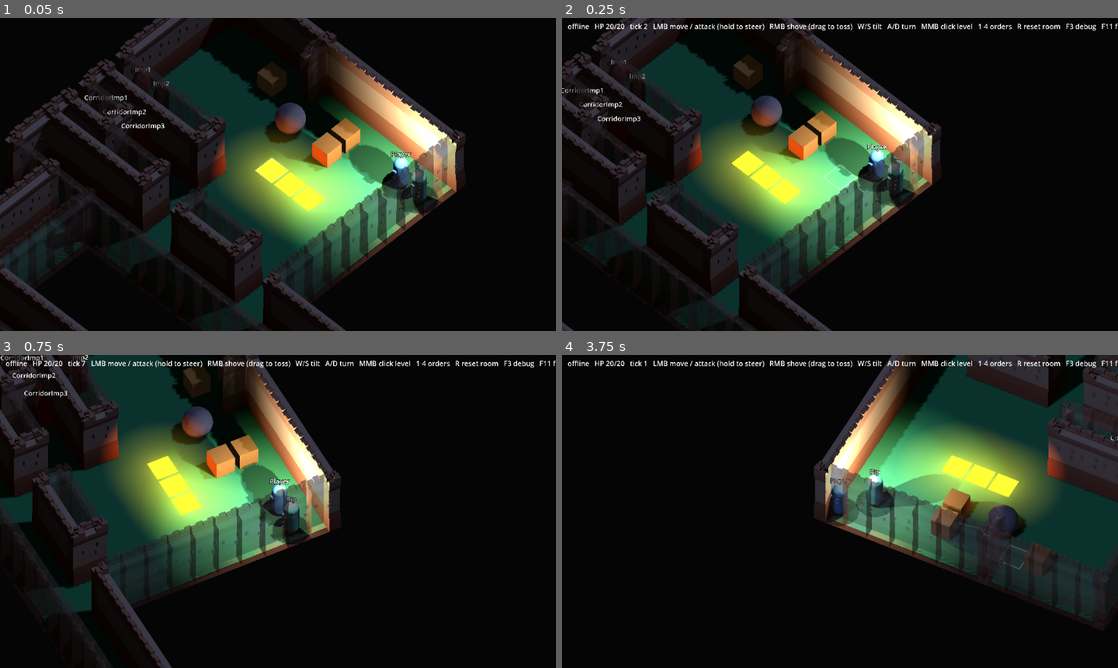
Above: before the commit, frames 1-4 (two rows, left to right).
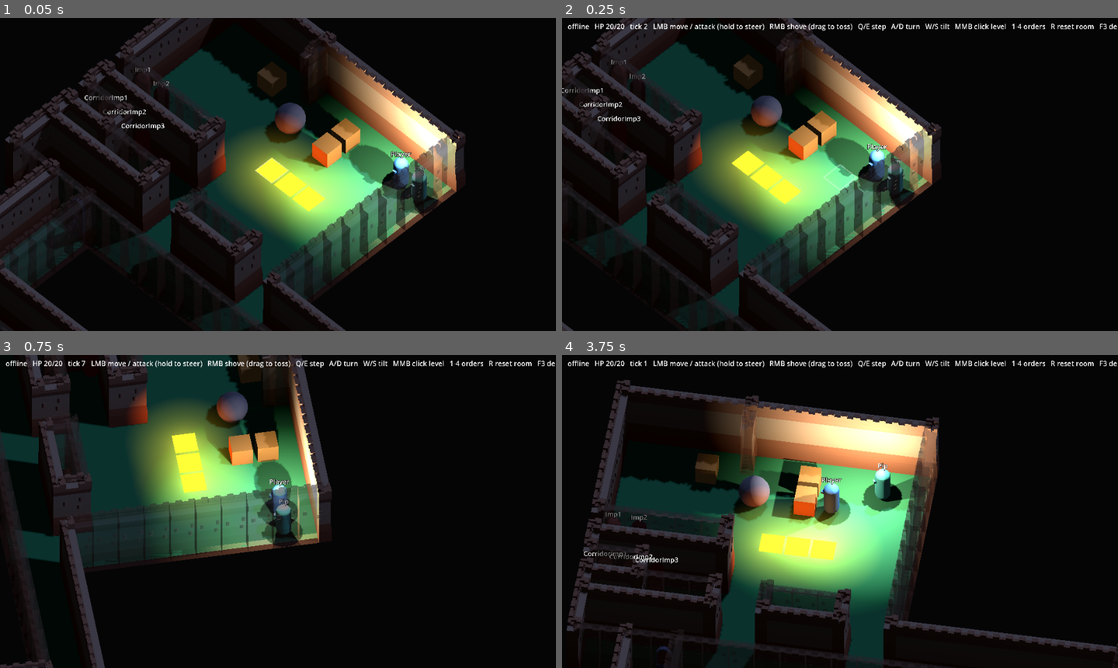
Above: after the commit, the same moments.

Repository: jeff-thinklightn-ing/psykinetic
Game: Godot game, scene res://main.tscn
Two runs of this game, one before a commit and one after it. Both use one fixed random seed, a clock stepped at 60 frames per second and the inputs below.
Inputs (mouse positions are in pixels of both pictures, inside the frame that each line leads up to):
- Up to frame 1 (0.05 s): no input
- Up to frame 2 (0.25 s): no input
- Up to frame 3 (0.75 s): move the mouse to (400, 495) at 0.52 s; hold D from 0.53 s (still down); tap Q at 0.6 s; click (400, 495) at 0.67 s
- Up to frame 4 (3.75 s): tap E at 0.8, 2.3 s; release D at 1.25 s; drag from (728, 527) to (812, 574) at 1.27 s; move the mouse to (895, 442) at 2.02 s; hold D 2.03-2.75 s; tap Q at 2.1 s; drag from (812, 574) to (673, 464) at 2.77 s; move the mouse to (1006, 558) at 3.52 s; hold A from 3.53 s (still down); tap R at 3.6 s

Frame 1 is identical in both runs. In frame 2, 0.5% of the frame differs, in the area x 53-100%, y 1-5%; in frame 3, 29%; in frame 4, 58%, in the area x 0-100%, y 0-100%.

Commit message:
click scheme: Q/E step between diamonds again (400 ms); A/D turn at 180/s and on release go on to the next diamond the way they turned if more than 10 past the last one, else back, the settle starting at the turning speed

Diff:
--- a/client3d/client3d.gd
+++ b/client3d/client3d.gd
@@ -42,9 +42,12 @@
 ##
 ## Click scheme, by keys (Main drives them): W/S tilt the resting pitch at
 ## TILT_RATE while held, slowing into either end, and it stays where it is
-## left; A/D turn the yaw at TURN_RATE while held and, let go, it settles
-## on the nearest diamond over SETTLE_SECONDS; a middle click levels the
-## pitch back to CAMERA_PITCH. WASD scheme: a sideways middle drag turns
+## left; Q/E step from one diamond to the next in one ease of
+## ORBIT_SECONDS; A/D turn the yaw at TURN_RATE while held and, let go, it
+## carries on to the next diamond the way it was turning if it was more
+## than TURN_COMMIT past the last one it passed, or goes back to that one,
+## the settle starting at the turning speed so the release flows into it;
+## a middle click levels the pitch back to CAMERA_PITCH. WASD scheme: a sideways middle drag turns
 ## the yaw freely and, let go, settles on the nearest diamond; a vertical
 ## one is a pitch peek, tilting from the resting pitch toward PEEK_PITCH in
 ## proportion to the drag (full over PEEK_DRAG_PX, eased) and springing
@@ -88,14 +91,20 @@
 const CAMERA_FOLLOW_RATE := 6.0
 ## The resting yaws are multiples of this: the diamond views.
 const ORBIT_STEP := 90.0
-## A turn let go (A/D, or a WASD middle drag): on to the nearest diamond,
-## eased out.
+## A WASD middle drag let go: on to the nearest diamond, eased out.
 const SETTLE_SECONDS := 0.25
+## Q/E: one diamond to the next, eased in and out.
+const ORBIT_SECONDS := 0.4
+## A/D let go: past the last diamond by more than this, on to the next.
+const TURN_COMMIT := 10.0
+## A/D let go back to the diamond it came from: the settle takes the time
+## a stop from the turning speed would, plus this, for the turn back.
+const TURN_RETURN_EXTRA := 0.15
 ## Click scheme keys: A/D turn this fast (degrees a second); W/S tilt this
 ## fast between PITCH_MIN and PITCH_MAX, slowing over the last
 ## TILT_EASE_DEGREES at either end; a middle click levels the pitch to
 ## CAMERA_PITCH over LEVEL_SECONDS.
-const TURN_RATE := 90.0
+const TURN_RATE := 180.0
 const TILT_RATE := 60.0
 const PITCH_MIN := 40.0
 const PITCH_MAX := 85.0
@@ -179,6 +188,15 @@
 var _ease_from := 0.0
 var _ease_to := 0.0
 var _ease_t := 1.0
+## How the ease runs: its length, and its curve (SINE_OUT for a settle,
+## IN_OUT for Q/E, FLOW for an A/D release: a cubic that starts at
+## _ease_velocity degrees a second and stops on the target).
+enum Ease { SINE_OUT, IN_OUT, FLOW }
+var _ease_seconds := SETTLE_SECONDS
+var _ease_curve := Ease.SINE_OUT
+var _ease_velocity := 0.0
+## A/D: the way it is turning (0: not), for the release.
+var _turning := 0.0
 ## WASD's middle drag: the yaw it started from, how far it has gone, and
 ## whether a release came while frozen (it settles when they unfreeze).
 var _dragging := false
@@ -338,16 +356,55 @@
 	return CAMERA_SIZE * lerpf(1.0, PEEK_PULL_BACK, share)
 
 
+## Click scheme, Q/E: the next diamond round, in one ease in and out;
+## saved.
+func orbit(direction: int) -> void:
+	_settle_on(_yaw_step + ORBIT_STEP * signf(direction))
+	_ease_seconds = ORBIT_SECONDS
+	_ease_curve = Ease.IN_OUT
+
+
 ## Click scheme, A/D held: turn [param direction] (-1 or 1) for
 ## [param delta] seconds at TURN_RATE, through any angle.
 func turn(direction: float, delta: float) -> void:
 	_ease_t = 1.0
-	_set_yaw(yaw + TURN_RATE * signf(direction) * delta)
-
-
-## Click scheme, A/D let go: settle on the nearest diamond, which is saved.
+	_turning = signf(direction)
+	_set_yaw(yaw + TURN_RATE * _turning * delta)
+
+
+## Click scheme, A/D let go: on to the next diamond the way it was
+## turning if it is more than TURN_COMMIT past the last one it passed, or
+## back to that one (settle_target), saved. The settle starts at the
+## turning speed and slows to a stop on the diamond: going on, in the
+## time that stop takes (twice the distance over the speed); going back,
+## it runs on a little, turns and comes back, TURN_RETURN_EXTRA longer.
 func end_turn() -> void:
-	_settle_on(nearest_diamond(yaw))
+	var direction := _turning
+	_turning = 0.0
+	if direction == 0.0:
+		return
+	var target := settle_target(yaw, direction)
+	var distance := (target - yaw) * direction
+	_settle_on(target)
+	_ease_curve = Ease.FLOW
+	_ease_velocity = TURN_RATE * direction
+	if distance > 0.0:
+		_ease_seconds = 2.0 * distance / TURN_RATE
+	else:
+		_ease_seconds = 2.0 * absf(distance) / TURN_RATE + TURN_RETURN_EXTRA
+	if _ease_seconds <= 0.0:
+		_ease_t = 1.0
+
+
+## Where an A/D turn let go at [param degrees], going [param direction],
+## settles: the last diamond it passed (or is on), or the next one along
+## if it is more than TURN_COMMIT past it.
+static func settle_target(degrees: float, direction: float) -> float:
+	var passed := floorf(degrees / ORBIT_STEP) * ORBIT_STEP if direction > 0.0 \
+			else ceilf(degrees / ORBIT_STEP) * ORBIT_STEP
+	if (degrees - passed) * direction > TURN_COMMIT:
+		return passed + ORBIT_STEP * direction
+	return passed
 
 
 ## Click scheme, W/S held: tilt the resting pitch [param direction] (1 up
@@ -510,15 +567,26 @@
 	_ease_from = yaw
 	_ease_to = degrees
 	_ease_t = 0.0
-
-
-## One frame of the ease, a sine out over SETTLE_SECONDS; nothing while
-## frozen.
+	_ease_seconds = SETTLE_SECONDS
+	_ease_curve = Ease.SINE_OUT
+
+
+## One frame of the ease; nothing while frozen.
 func _ease_yaw(delta: float) -> void:
 	if frozen or _ease_t >= 1.0:
 		return
-	_ease_t = minf(_ease_t + delta / SETTLE_SECONDS, 1.0)
-	_set_yaw(lerpf(_ease_from, _ease_to, sin(_ease_t * PI * 0.5)))
+	_ease_t = minf(_ease_t + delta / _ease_seconds, 1.0)
+	var s := _ease_t
+	match _ease_curve:
+		Ease.IN_OUT:
+			_set_yaw(lerpf(_ease_from, _ease_to, 0.5 - 0.5 * cos(s * PI)))
+		Ease.FLOW:
+			# Cubic Hermite: from _ease_from at _ease_velocity to _ease_to at rest.
+			var along := (-2.0 * s * s * s + 3.0 * s * s) * (_ease_to - _ease_from)
+			var carried := (s * s * s - 2.0 * s * s + s) * _ease_seconds * _ease_velocity
+			_set_yaw(_ease_from + along + carried)
+		_:
+			_set_yaw(lerpf(_ease_from, _ease_to, sin(s * PI * 0.5)))
 
 
 func _set_yaw(degrees: float) -> void:
--- a/main.gd
+++ b/main.gd
@@ -386,6 +386,11 @@
 		elif Net.is_authority():
 			_start_level()
 		return
+	if key != null and key.pressed and not key.echo and key.keycode in [KEY_Q, KEY_E]:
+		# Click scheme, 3D: a step to the next diamond. Nothing in WASD.
+		if _client3d != null and Net.controls == "click":
+			_client3d.orbit(-1 if key.keycode == KEY_Q else 1)
+		return
 	if key != null and key.pressed and not key.echo and key.keycode >= KEY_1 and key.keycode <= KEY_9:
 		var local := _local_player()
 		if local != null:
@@ -1592,7 +1597,7 @@
 	else:
 		hints = "LMB move / attack (hold to steer)   RMB shove (drag to toss)"
 		if _client3d != null:
-			hints += "   W/S tilt   A/D turn   MMB click level"
+			hints += "   Q/E step   A/D turn   W/S tilt   MMB click level"
 	hints += "   1-4 orders"
 	hud.text = "%s   %s   tick %d   %s   R reset room   F3 debug   F11 fullscreen" % [
 		mode_text, hp_text, tick, hints]
--- a/tests/controls_test.gd
+++ b/tests/controls_test.gd
@@ -267,19 +267,44 @@
 	var start := rig.yaw
 	_check(is_equal_approx(fmod(start, 90.0), 0.0), "it starts on a diamond (%s)" % start)
 	for i in 6:
-		rig.turn(1.0, 0.1)
-	_check(is_equal_approx(rig.yaw, start + 54.0), "click, D held 600 ms: turned 54 degrees, through any angle (%s)" % rig.yaw)
+		rig.turn(1.0, 0.01)
+	_check(is_equal_approx(rig.yaw, start + 10.8), "click, D held 60 ms: 10.8 degrees at 180 a second (%s)" % rig.yaw)
+	var held := rig.yaw
 	rig.end_turn()
-	rig._ease_yaw(Client3D.SETTLE_SECONDS * 0.5)
-	_check(rig.yaw > start + 54.0 and rig.yaw < start + 90.0, "let go: easing on (%s)" % rig.yaw)
-	rig._ease_yaw(Client3D.SETTLE_SECONDS * 0.5)
-	_check(is_equal_approx(rig.yaw, start + 90.0), "on the nearest diamond at %d ms (%s)" % [roundi(Client3D.SETTLE_SECONDS * 1000.0), rig.yaw])
+	_check(is_equal_approx(rig._ease_to, start + 90.0), "let go more than 10 past: on to the next diamond (%s)" % rig._ease_to)
+	rig._ease_yaw(0.01)
+	_check(absf(rig.yaw - held - 1.8) < 0.1,
+			"the first frame after letting go still moves at the turning speed (%.2f degrees in 10 ms)" % (rig.yaw - held))
+	var last := rig.yaw
+	var steady := true
+	for i in 200:
+		rig._ease_yaw(0.01)
+		if rig.yaw < last - 0.0001:
+			steady = false
+		last = rig.yaw
+	_check(steady and is_equal_approx(rig.yaw, start + 90.0), "and slows onto it without stopping first (%s)" % rig.yaw)
 	_check(is_equal_approx(Net.camera_yaw, fposmod(start + 90.0, 360.0)), "saved as that diamond, within 0..360 (%s)" % Net.camera_yaw)
-	for i in 3:
-		rig.turn(-1.0, 0.1)
+	start = rig.yaw
+	for i in 5:
+		rig.turn(-1.0, 0.01)
 	rig.end_turn()
-	_ease(rig)
-	_check(is_equal_approx(rig.yaw, start + 90.0), "A held 300 ms (27 degrees): back to the same diamond (%s)" % rig.yaw)
+	_check(is_equal_approx(rig._ease_to, start), "A held 50 ms (9 degrees, short of 10): back to the diamond it came from")
+	var furthest := rig.yaw
+	for i in 100:
+		rig._ease_yaw(0.01)
+		furthest = minf(furthest, rig.yaw)
+	_check(furthest < start - 9.0 and is_equal_approx(rig.yaw, start),
+			"running on a little the way it went, then back (%.1f at most, ends %s)" % [furthest - start, rig.yaw])
+	_check(is_equal_approx(Client3D.settle_target(95.0, 1.0), 90.0) and is_equal_approx(Client3D.settle_target(101.0, 1.0), 180.0)
+			and is_equal_approx(Client3D.settle_target(-11.0, -1.0), -90.0) and is_equal_approx(Client3D.settle_target(90.0, 1.0), 90.0),
+			"past a diamond, the 10 degrees count from the last one passed")
+	rig.orbit(1)
+	var seen: Array[float] = [rig.yaw]
+	for i in 8:
+		rig._ease_yaw(Client3D.ORBIT_SECONDS / 8.0)
+		seen.append(rig.yaw)
+	_check(is_equal_approx(seen[4], start + 45.0) and is_equal_approx(seen.back(), start + 90.0),
+			"Q/E: a step to the next diamond, half way at 200 ms, there at 400 ms (%s)" % [seen])
 	for yaw in [0.0, 90.0, 180.0, 270.0, -90.0]:
 		_check(is_equal_approx(Net.saved_yaw(str(yaw), -1.0), yaw), "a saved diamond loads as it is (%s)" % yaw)
 	_check(is_equal_approx(Net.saved_yaw("45", -1.0), 90.0) and is_equal_approx(Net.saved_yaw("135", -1.0), 180.0)
@@ -441,8 +466,9 @@
 	_check(is_equal_approx(rig._yaw_step, step), "wasd: Q does nothing")
 	Net.controls = "click"
 	_main._unhandled_input(_key(KEY_Q))
+	_check(is_equal_approx(rig._yaw_step, step - 90.0), "click: Q steps to the next diamond")
 	_main._unhandled_input(_key(KEY_E))
-	_check(is_equal_approx(rig._yaw_step, step), "click: Q and E do nothing either")
+	_check(is_equal_approx(rig._yaw_step, step), "and E back")
 	_main._unhandled_input(_middle(true))
 	_check(not rig._peeking and not rig._dragging, "click: the middle button neither peeks nor turns")
 	_main._unhandled_input(_middle(false))
Not shown, changed: CHANGELOG.md
Not shown, changed: docs/decisions.md
Not shown, changed: docs/design.md
